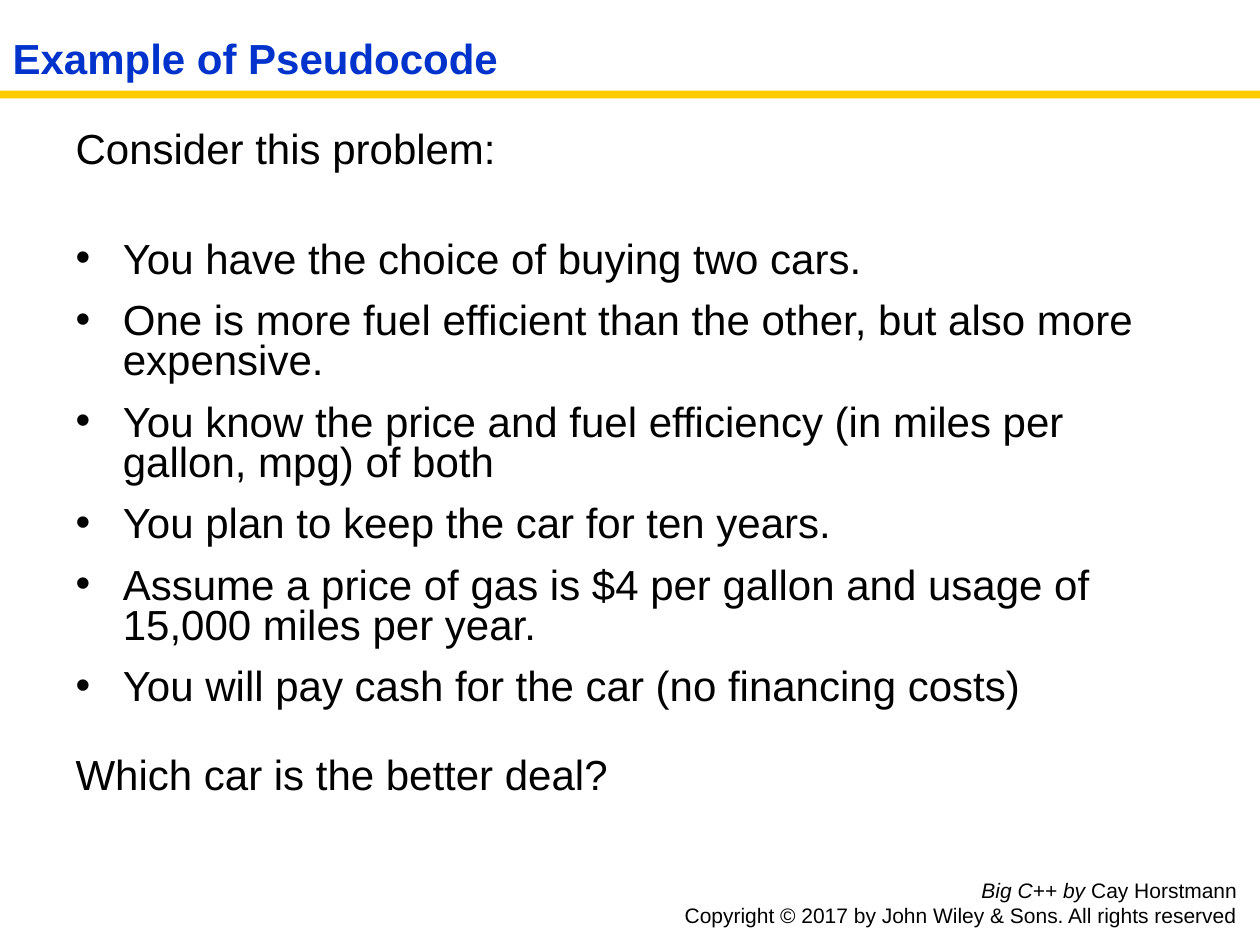
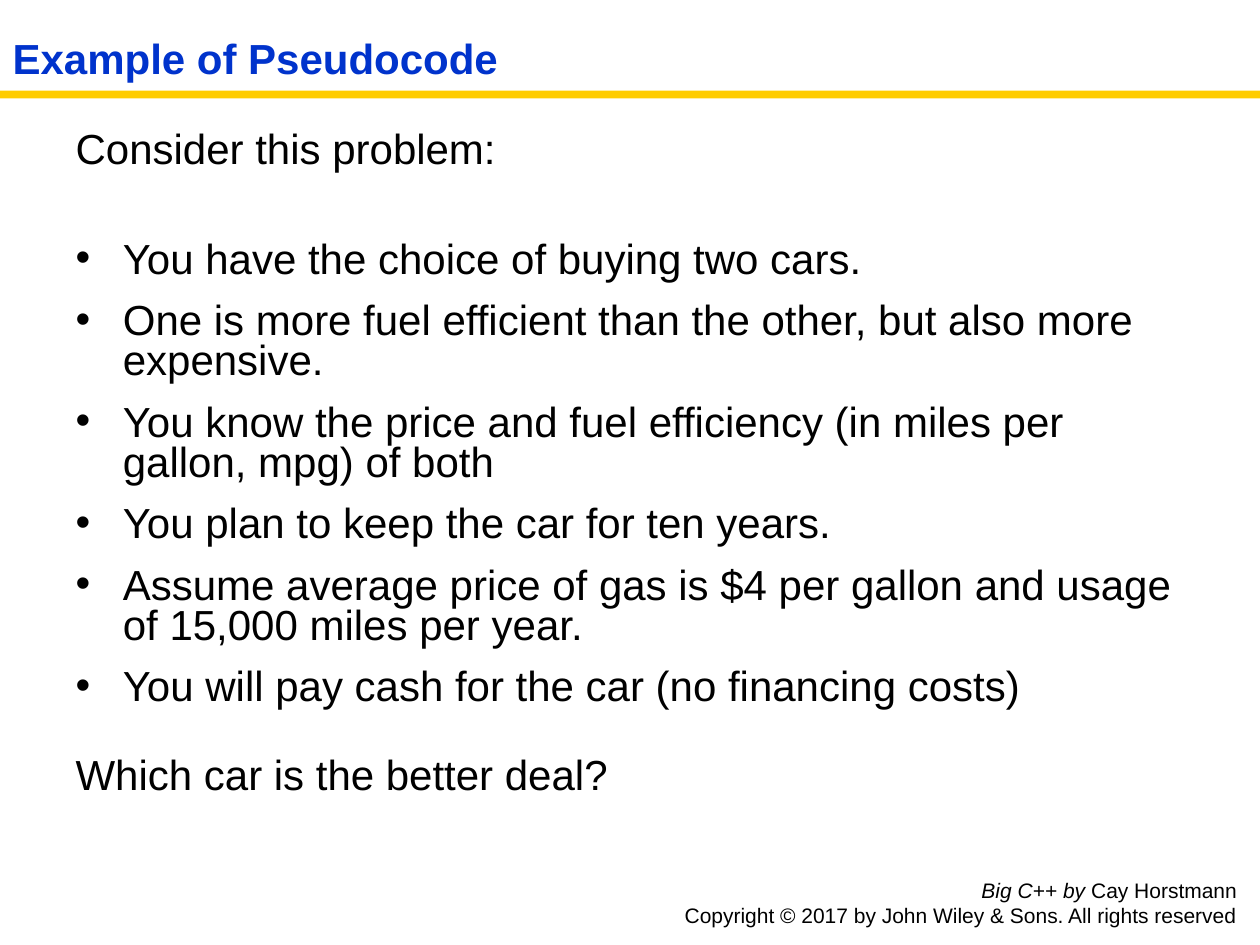
Before and after one commit to tong-yee/tong-yee.github.io, a slide deck: slide 6 of 135/slides/ch01/ch01_sec_1_7.pptx. Drawn at 1260x945 pixels with LibreOffice and Linux fonts; fonts in the diff are those of the drawing. Boxes give left, top, right and bottom in pixels: in the first picture for what was removed or moved away, otherwise in the second. Text is boxed around its words. In the diff, an @@ line names an element or a change of style, - is before the commit and + after.

```diff
--- a/135/slides/ch01/ch01_sec_1_7.pptx
+++ b/135/slides/ch01/ch01_sec_1_7.pptx
@@ text at box(123, 569, 1170, 649): text changed @@
-• Assume a price of gas is $4 per gallon and usage of 15,000 miles per year.
+• Assume average price of gas is $4 per gallon and usage of 15,000 miles per year.
```
Also in this commit, not shown: 1 other slide changed, 1 slide added, 8 other files.
